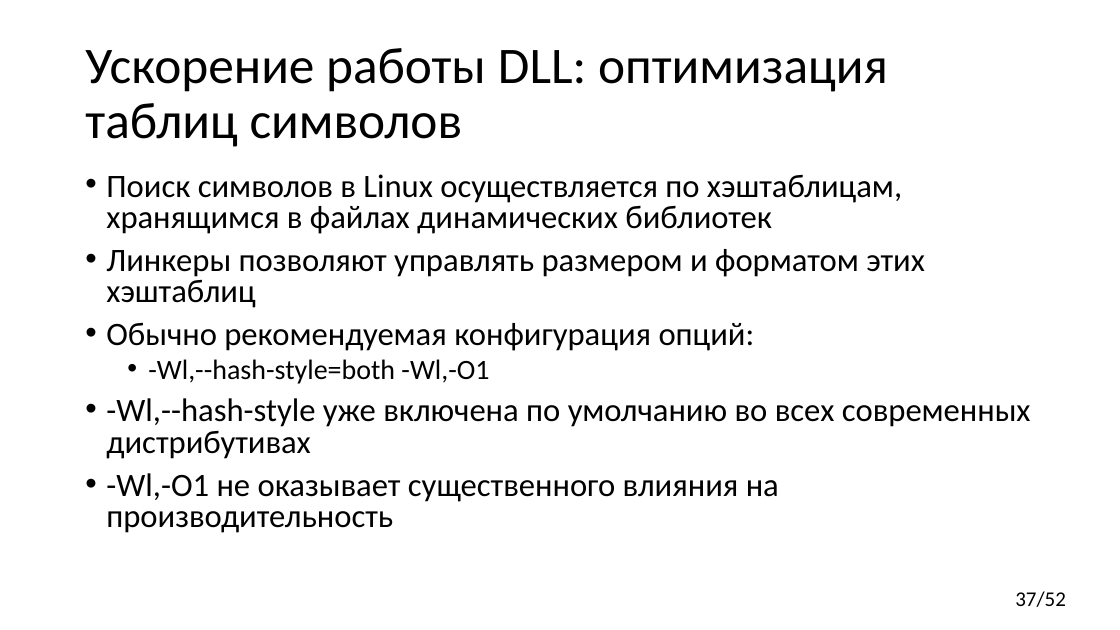
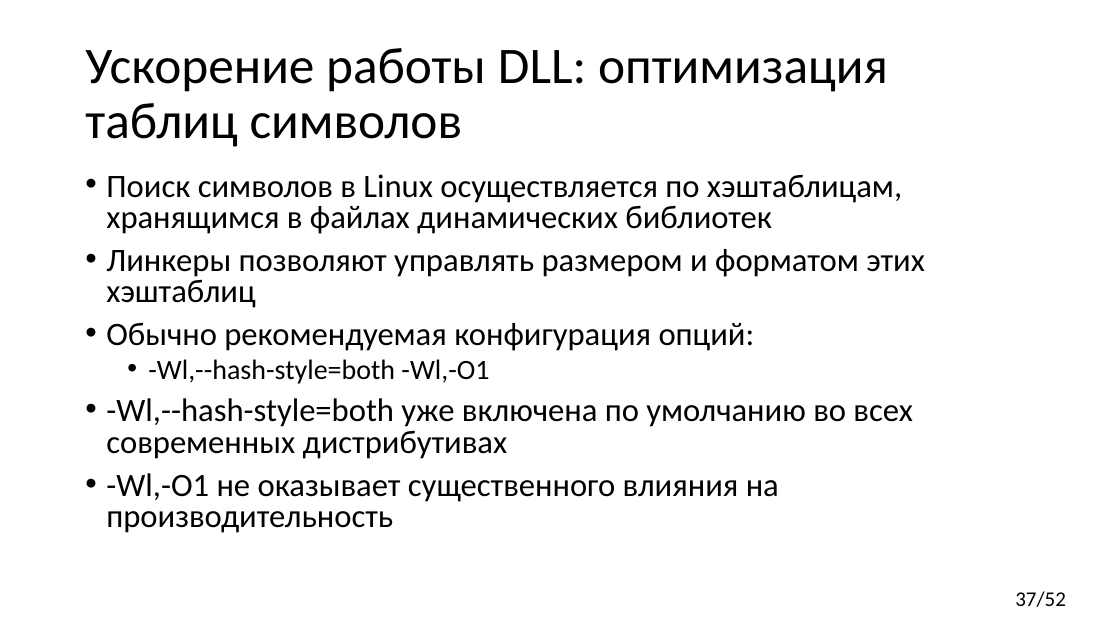
Before and after one commit to yugr/CppRussia, a slide deck: slide 37 of 2024/RU.pptx. Drawn at 1120x630 pixels with LibreOffice and Linux fonts; fonts in the diff are those of the drawing. Boxes give left, top, right and bottom in pixels: in the first picture for what was removed or moved away, otherwise in the second. Text is boxed around its words. In the diff, an @@ line names an element or a change of style, - is before the commit and + after.

```diff
--- a/2024/RU.pptx
+++ b/2024/RU.pptx
@@ text at <box>106,398,913,459</box>: text changed @@
-• -Wl,--hash-style уже включена по умолчанию во всех современных дистрибутивах
+• -Wl,--hash-style=both уже включена по умолчанию во всех современных дистрибутивах
```
Also in this commit, not shown: 17 other slides changed.
